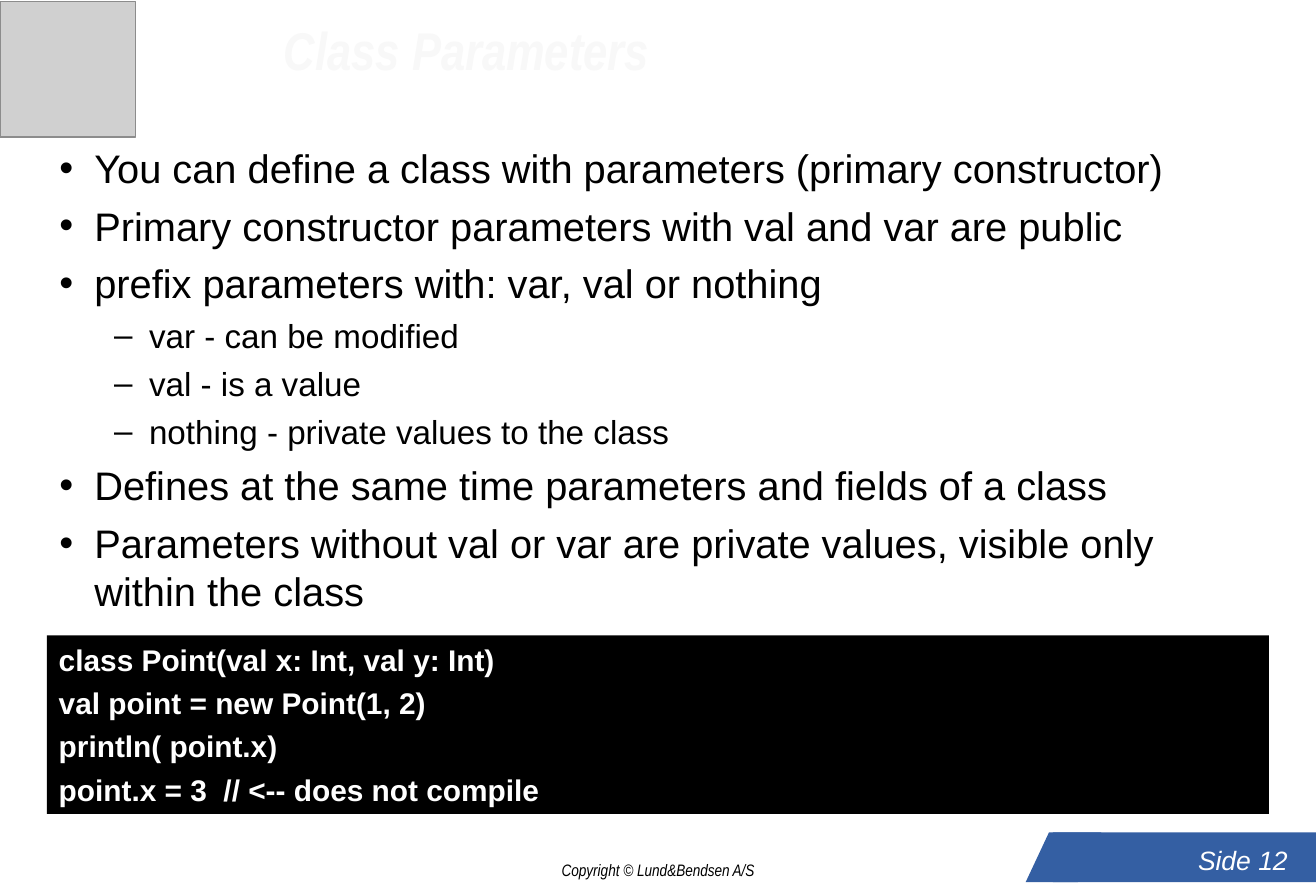
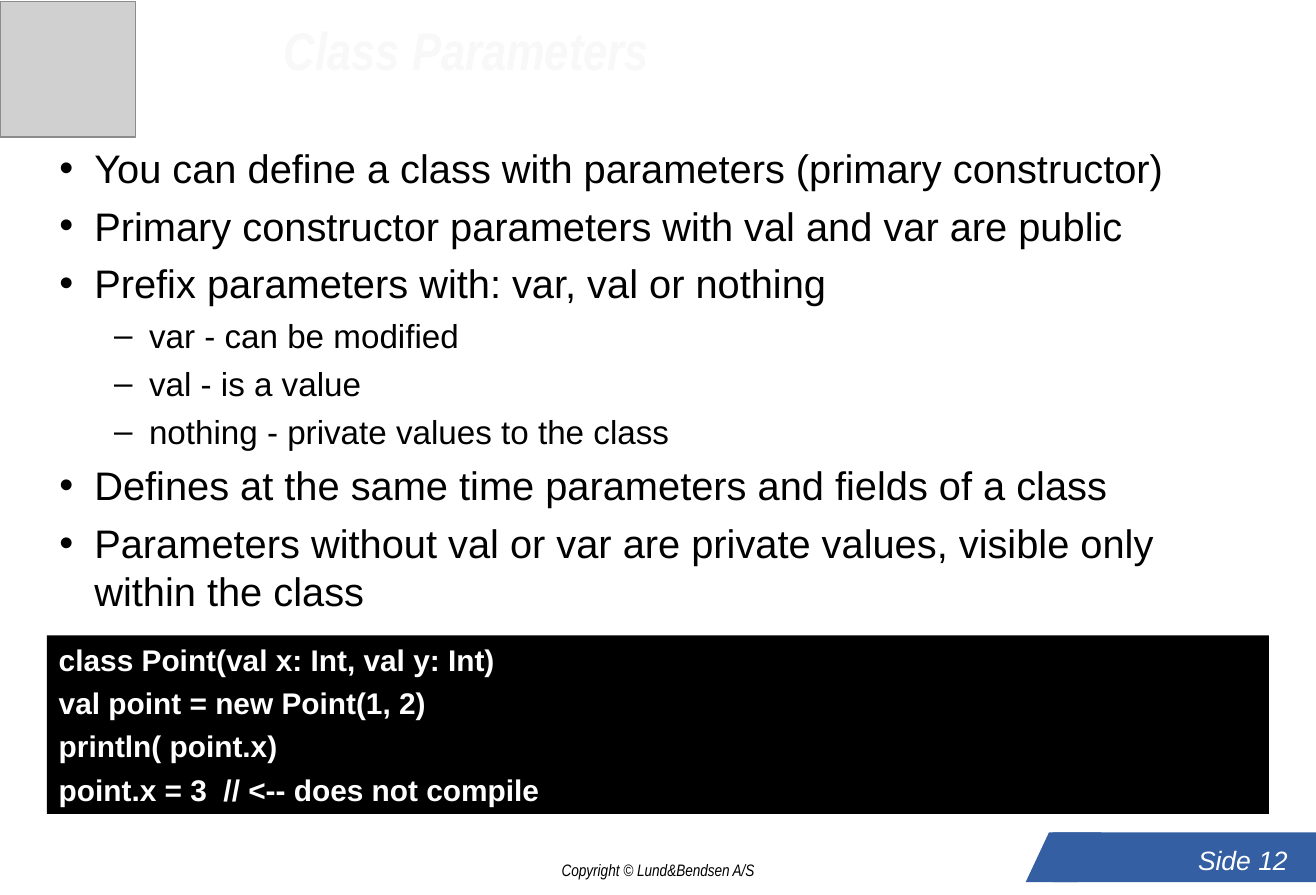
Before and after one commit to LundOgBendsen/LBE2921-Scala, a slide deck: slide 12 of slides/06_class_hierarchies.ppt. Drawn at 1316x895 pixels with LibreOffice and Linux fonts; fonts in the diff are those of the drawing; grey boxes stand for pictures; background and template pictures are left out. Boxes give left, top, right and bottom in pixels: in the first picture for what was removed or moved away, otherwise in the second. Text is boxed around its words. In the diff, an @@ line names an element or a change of style, - is before the commit and + after.

```diff
--- a/slides/06_class_hierarchies.ppt
+++ b/slides/06_class_hierarchies.ppt
@@ text at <box>94,269,827,306</box>: text changed @@
-• prefix parameters with: var, val or nothing
+• Prefix parameters with: var, val or nothing
```
Also in this commit, not shown: 4 other slides changed, 7 other files.
